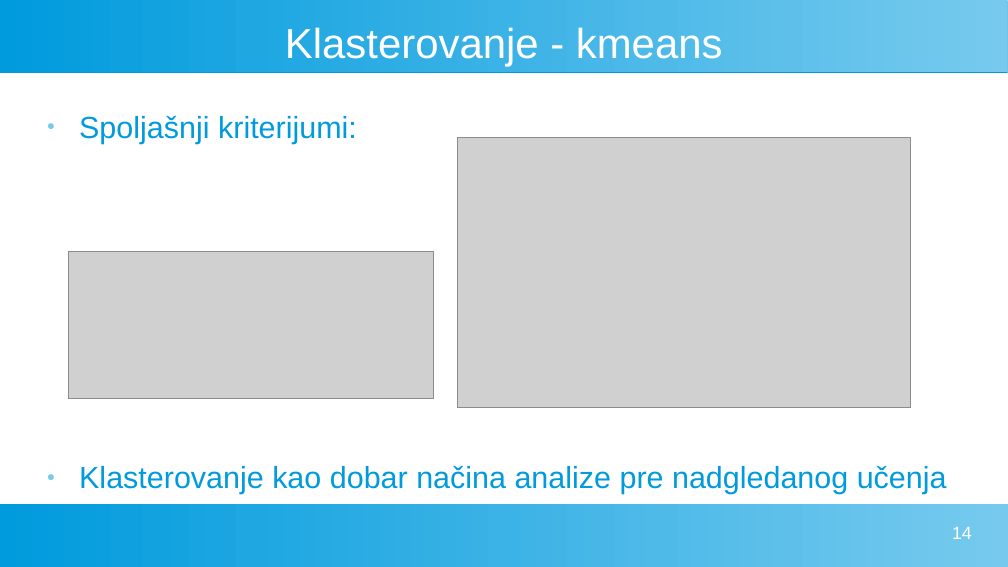
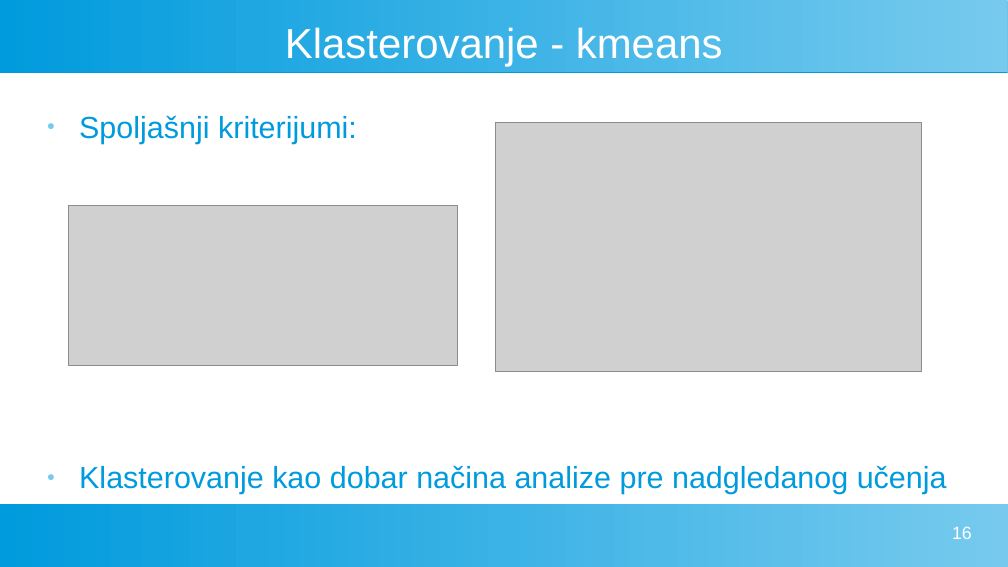
Before and after one commit to MATF-istrazivanje-podataka-1/2023_Data_Mining_Poetry_Dataset, a slide deck: slide 16 of pres.odp (slide 14 before the commit). Drawn at 1008x567 pixels with LibreOffice and Linux fonts; fonts in the diff are those of the drawing; grey boxes stand for pictures. Boxes give left, top, right and bottom in pixels: in the first picture for what was removed or moved away, otherwise in the second. Text is boxed around its words. In the diff, an @@ line names an element or a change of style, - is before the commit and + after.

```diff
--- a/pres.odp
+++ b/pres.odp
@@ picture: place and size @@
-picture at bbox=[457, 137, 911, 408]
+picture at bbox=[495, 123, 921, 372]
@@ picture: place and size @@
-picture at bbox=[69, 252, 434, 399]
+picture at bbox=[69, 206, 457, 366]
@@ page number at bbox=[952, 526, 972, 539]: text changed @@
-14
+16
```
Also in this commit, not shown: 4 other slides changed, 5 slides added, 29 other files.
